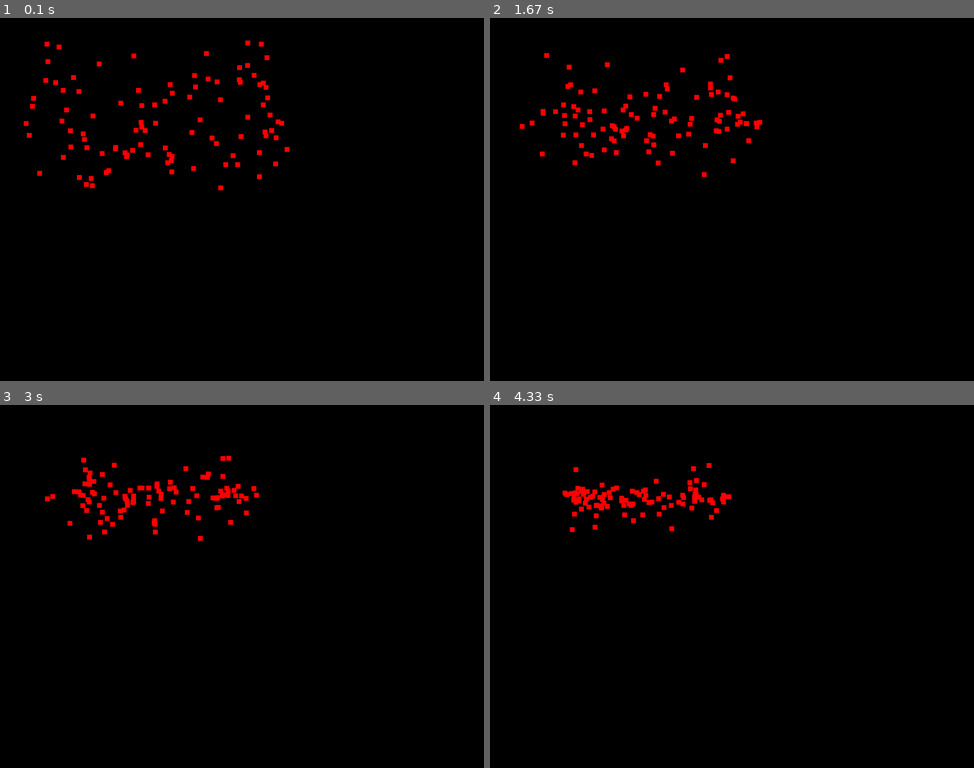
Above: before the commit, frames 1-4 (two rows, left to right).
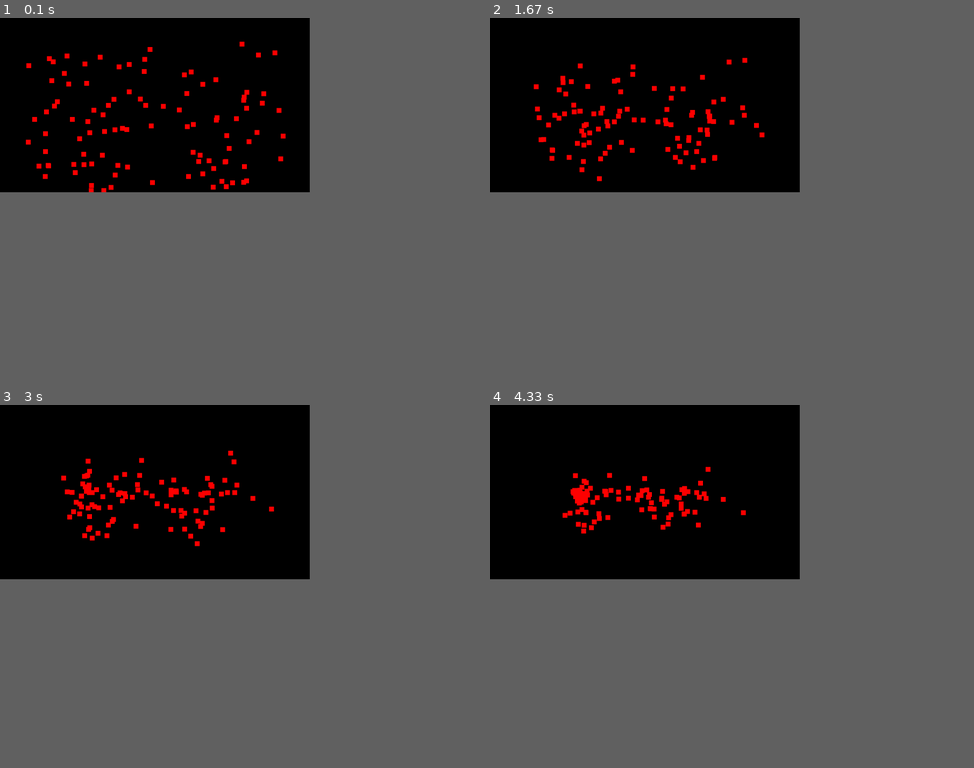
Above: after the commit, the same moments.

Repository: emb3rn/py_game
Game: pygame game, started from game.py
The game is run twice, just before and just after one commit, with the same random seed, the same clock (stepped at 60 frames per second) and the same inputs.
Inputs (mouse positions are in pixels of both pictures, inside the frame that each line leads up to):
- Up to frame 1 (0.1 s): no input
- Up to frame 2 (1.67 s): press the mouse at (572, 105) at 0.37 s; move the mouse to (620, 123) at 0.47 s; release the mouse at (673, 145) at 0.6 s; press the mouse at (572, 105) at 0.7 s; move the mouse to (625, 112) at 0.8 s; release the mouse at (678, 119) at 0.93 s; press the mouse at (572, 105) at 1.03 s; move the mouse to (601, 126) at 1.13 s; release the mouse at (630, 148) at 1.27 s; press the mouse at (572, 105) at 1.37 s; move the mouse to (644, 119) at 1.47 s; release the mouse at (722, 130) at 1.6 s
- Up to frame 3 (3 s): press the mouse at (82, 492) at 1.7 s; move the mouse to (169, 517) at 1.8 s; release the mouse at (261, 539) at 1.93 s; press the mouse at (82, 492) at 2.03 s; move the mouse to (150, 477) at 2.13 s; release the mouse at (217, 463) at 2.27 s; press the mouse at (82, 492) at 2.37 s; move the mouse to (150, 470) at 2.47 s; release the mouse at (222, 448) at 2.6 s; press the mouse at (82, 492) at 2.7 s; move the mouse to (82, 477) at 2.8 s; release the mouse at (87, 463) at 2.93 s
- Up to frame 4 (4.33 s): press the mouse at (572, 492) at 3.03 s; move the mouse to (562, 524) at 3.13 s; release the mouse at (548, 557) at 3.27 s; press the mouse at (572, 492) at 3.37 s; move the mouse to (577, 499) at 3.47 s; release the mouse at (581, 506) at 3.6 s; press the mouse at (572, 492) at 3.7 s; move the mouse to (654, 513) at 3.8 s; release the mouse at (741, 532) at 3.93 s; press the mouse at (572, 492) at 4.03 s; move the mouse to (596, 466) at 4.13 s; release the mouse at (625, 437) at 4.27 s
In our replay, the window is 900x675 before the commit and 576x324 after it. These sizes can differ from the game's own. Grey fills any space a smaller window leaves; there, only what the larger window draws over its background counts as a difference.

The runs differ from the first frame. In frame 1, 2.9% of the frame differs, in the area x 4-60%, y 6-48%; in frame 2, 2.7%; in frame 3, 2.2%; in frame 4, 1.7%.

Commit message:
Starting work on player class and movemenet

Diff:
--- a/game.py
+++ b/game.py
@@ -1,9 +1,8 @@
 import pygame
-import random
-
-WINDOW_SIZE = pygame.Vector2(2000, 1500)
+from random import randint
 
 pygame.init()
+WINDOW_SIZE = pygame.Vector2(pygame.display.Info().current_w, pygame.display.Info().current_h)
 screen = pygame.display.set_mode((WINDOW_SIZE.x, WINDOW_SIZE.y))
 clock = pygame.time.Clock()
 running = True
@@ -12,9 +11,34 @@
 
 class C_Entity():
     def __init__(self, size):
-        self.rect = pygame.Rect(random.randint(100, 1200), random.randint(100, 700), size, size)
+        self.rect = pygame.Rect(randint(100, 1200), randint(100, 700), size, size)
 
-    def move(self):
+    def move(self, x, y):
+        self.rect = self.rect.move(x, y)
+
+class C_Enemy(C_Entity):
+    def __init__(self, size):
+        super().__init__(size)
+
+    def move_to_cursor(self):
+        smallest_distance = 99999999
+        move_offset = [0, 0]
+
+        for x_offset in [-1, 1]:             ## Loop through every pixel around the enemy entities, -1 and +1 of their current X
+            for y_offset in [-1, 1]:
+
+                dist = pygame.Vector2((self.rect.x + x_offset), (self.rect.y + y_offset)).distance_to(pygame.mouse.get_pos())
+                if dist < smallest_distance:
+                    smallest_distance = dist
+                    move_offset = [x_offset, y_offset] * 2
+
+        self.move(move_offset[0], move_offset[1])
+
+class C_Player(C_Entity):
+    def __init__(self, size):
+        super().__init__(size)
+
+    def keyboard_move(self, key):
         pass
 
 class C_EntityManager():
@@ -24,7 +48,7 @@
 
     def init_enemy(self, amount):
         for x in range(0, amount):
-            self.entity_list.append(C_Entity(20))
+            self.entity_list.append(C_Enemy(20))
 
     def render_entities(self):
         for entity in self.entity_list:
@@ -35,23 +59,12 @@
         for entity in self.entity_list:
             if isinstance(entity, C_Entity):
                 if entity.rect.x <= WINDOW_SIZE.x - 10 or WINDOW_SIZE.y - 10 <= 720 and (entity.rect.x + entity.rect.y >= 0): #scuffed boundry check
-                    entity.rect = entity.rect.move(random.randint(randomness*-1, randomness), random.randint(randomness*-1, randomness))
+                    entity.move(randint(randomness*-1, randomness), randint(randomness*-1, randomness))
 
     def move_to_cursor(self):
         for entity in self.entity_list:
-            if isinstance(entity, C_Entity):
-                smallest_distance = 99999999
-                move_offset = [0, 0]
-
-                for x_offset in [-1, 1]:             ## Loop through every pixel around the enemy entities, -1 and +1 of their current X
-                    for y_offset in [-1, 1]:
-
-                        dist = pygame.Vector2((entity.rect.x + x_offset), (entity.rect.y + y_offset)).distance_to(pygame.mouse.get_pos())
-                        if dist < smallest_distance:
-                            smallest_distance = dist
-                            move_offset = [x_offset, y_offset] * 2
-
-                entity.rect = entity.rect.move(move_offset[0], move_offset[1])
+            if isinstance(entity, C_Enemy):
+                entity.move_to_cursor()
 
 EntityManager = C_EntityManager(screen, entity_list)
 EntityManager.init_enemy(100)
@@ -61,6 +74,8 @@
     for event in pygame.event.get():
         if event.type == pygame.QUIT:
             running = False
+        if event.type == pygame.MOUSEBUTTONUP:
+            print(f"Cursor pos: {pygame.mouse.get_pos()}")
 
     screen.fill("black")
 
@@ -68,7 +83,6 @@
     EntityManager.move_to_cursor()
     EntityManager.render_entities()
 
-
     pygame.display.flip()
     clock.tick(60)
 
